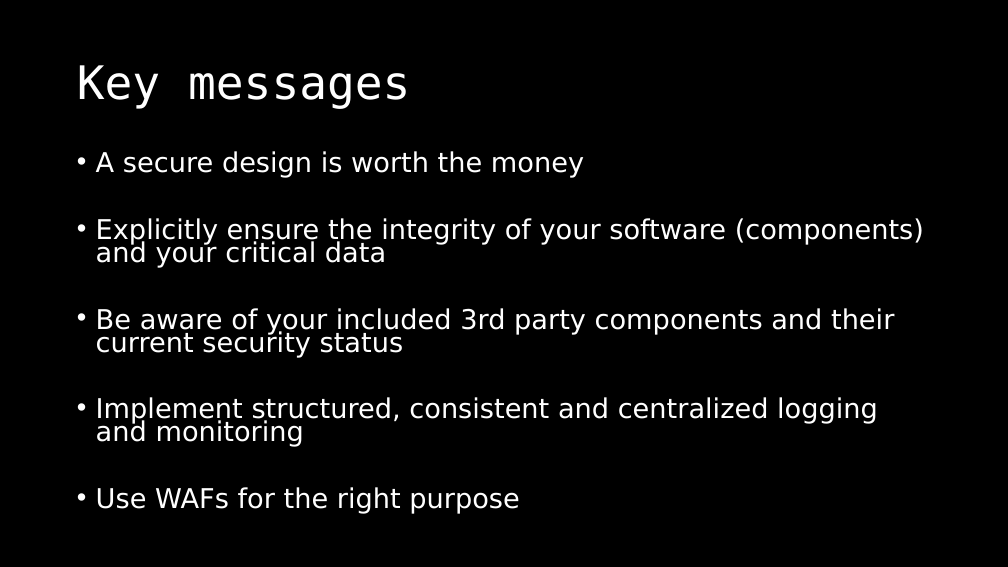
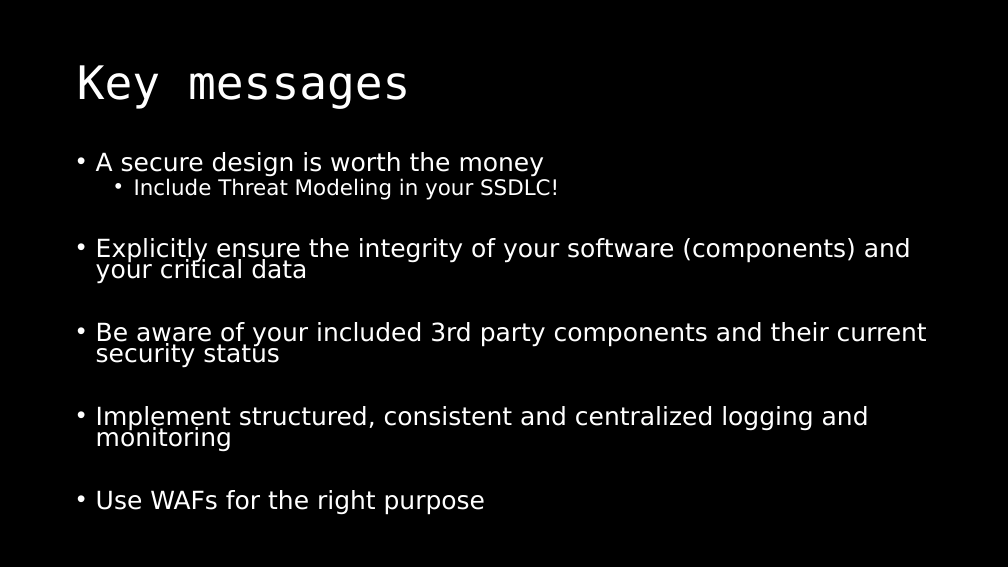
Before and after one commit to dschwarz91/websec-lecture, a slide deck: slide 94 of slides/8_General_Topics.pptx. Drawn at 1008x567 pixels with LibreOffice and Linux fonts; fonts in the diff are those of the drawing. Boxes give left, top, right and bottom in pixels: in the first picture for what was removed or moved away, otherwise in the second. Text is boxed around its words. In the diff, an @@ line names an element or a change of style, - is before the commit and + after.

Commit message:
added threat modeling to the key messages.

```diff
--- a/slides/8_General_Topics.pptx
+++ b/slides/8_General_Topics.pptx
@@ text at [96,152,927,515]: size 25.9 to 23.8 pt in "A secure design is worth the money", "Explicitly ensure the integrity of your software ...", "Be aware of your included 3rd party ...", "Implement structured, consistent and centralized logging and ..." and 1 more places @@
@@ text at [134,178,559,200]: paragraph added @@
+  • Include Threat Modeling in your SSDLC!
```
Also in this commit, not shown: 1 other file.
